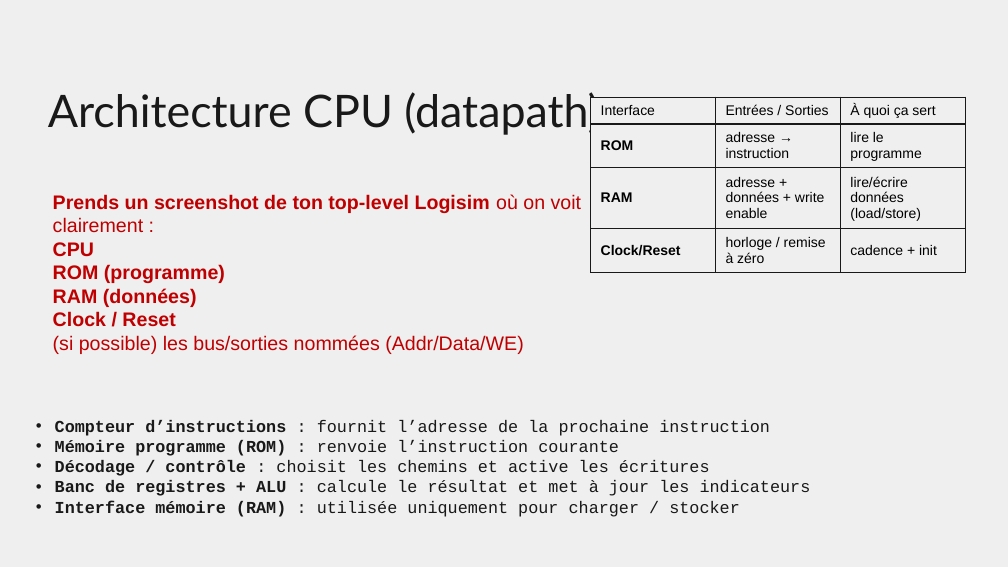
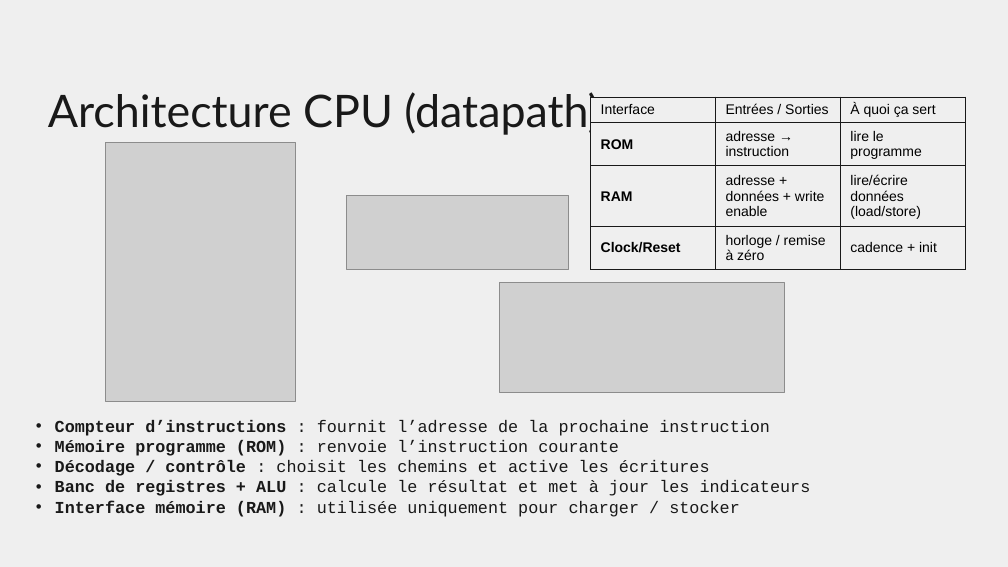
Before and after one commit to Eliotsk-hub/PARM, a slide deck: slide 6 of SoutenancePARM.pptx. Drawn at 1008x567 pixels with LibreOffice and Linux fonts; fonts in the diff are those of the drawing; grey boxes stand for pictures; background and template pictures are left out. Boxes give left, top, right and bottom in pixels: in the first picture for what was removed or moved away, otherwise in the second. Text is boxed around its words. In the diff, an @@ line names an element or a change of style, - is before the commit and + after.

```diff
--- a/SoutenancePARM.pptx
+++ b/SoutenancePARM.pptx
@@ picture added at (x1=106, y1=143, x2=296, y2=402) @@
@@ text removed at (x1=53, y1=194, x2=582, y2=354) @@
-Prends un screenshot de ton top-level Logisim où on voit clairement :
-CPU
-ROM (programme)
-RAM (données)
-Clock / Reset
-(si possible) les bus/sorties nommées (Addr/Data/WE)
@@ picture added at (x1=347, y1=196, x2=569, y2=270) @@
@@ picture added at (x1=499, y1=283, x2=784, y2=393) @@
```
Also in this commit, not shown: 1 other slide changed.
